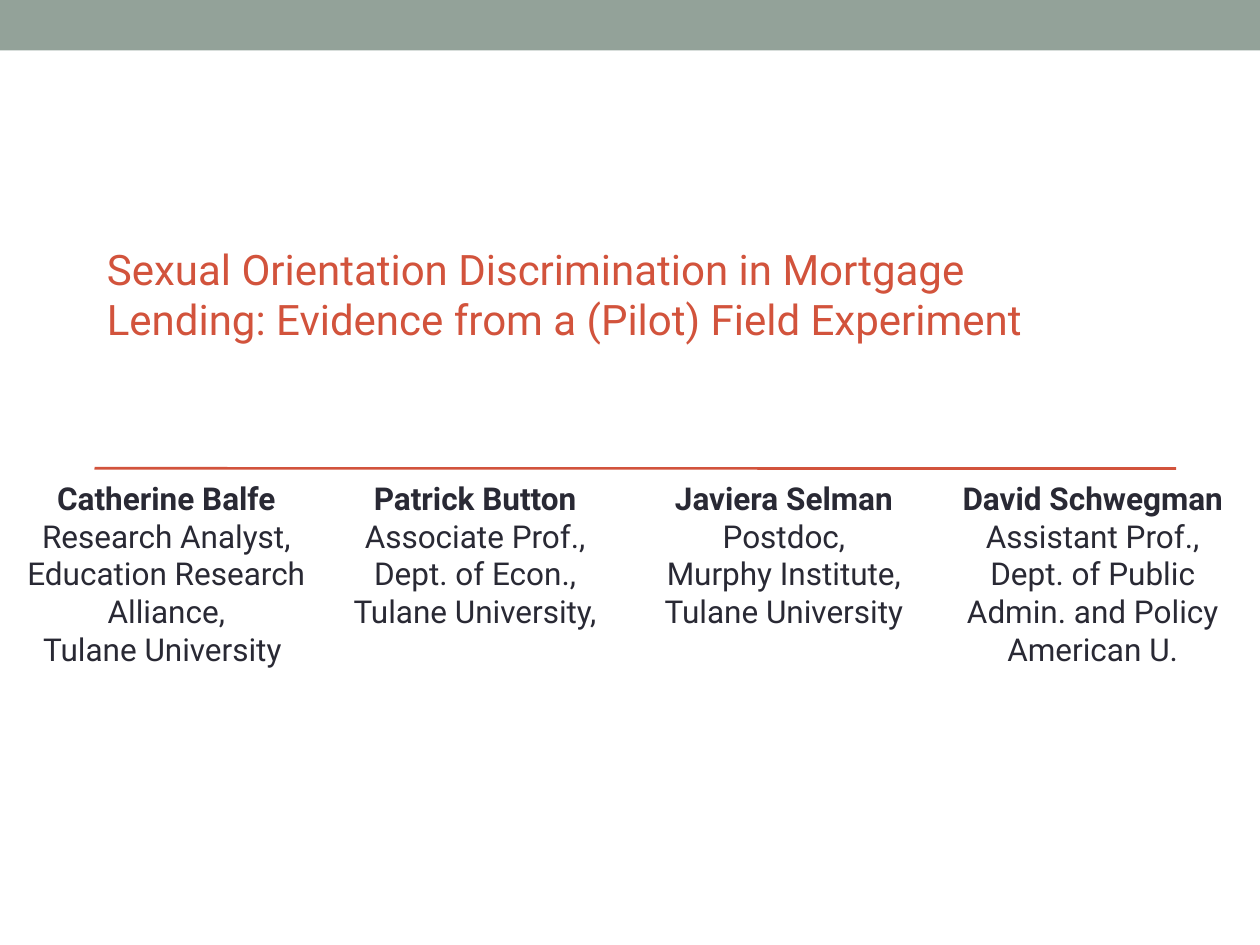
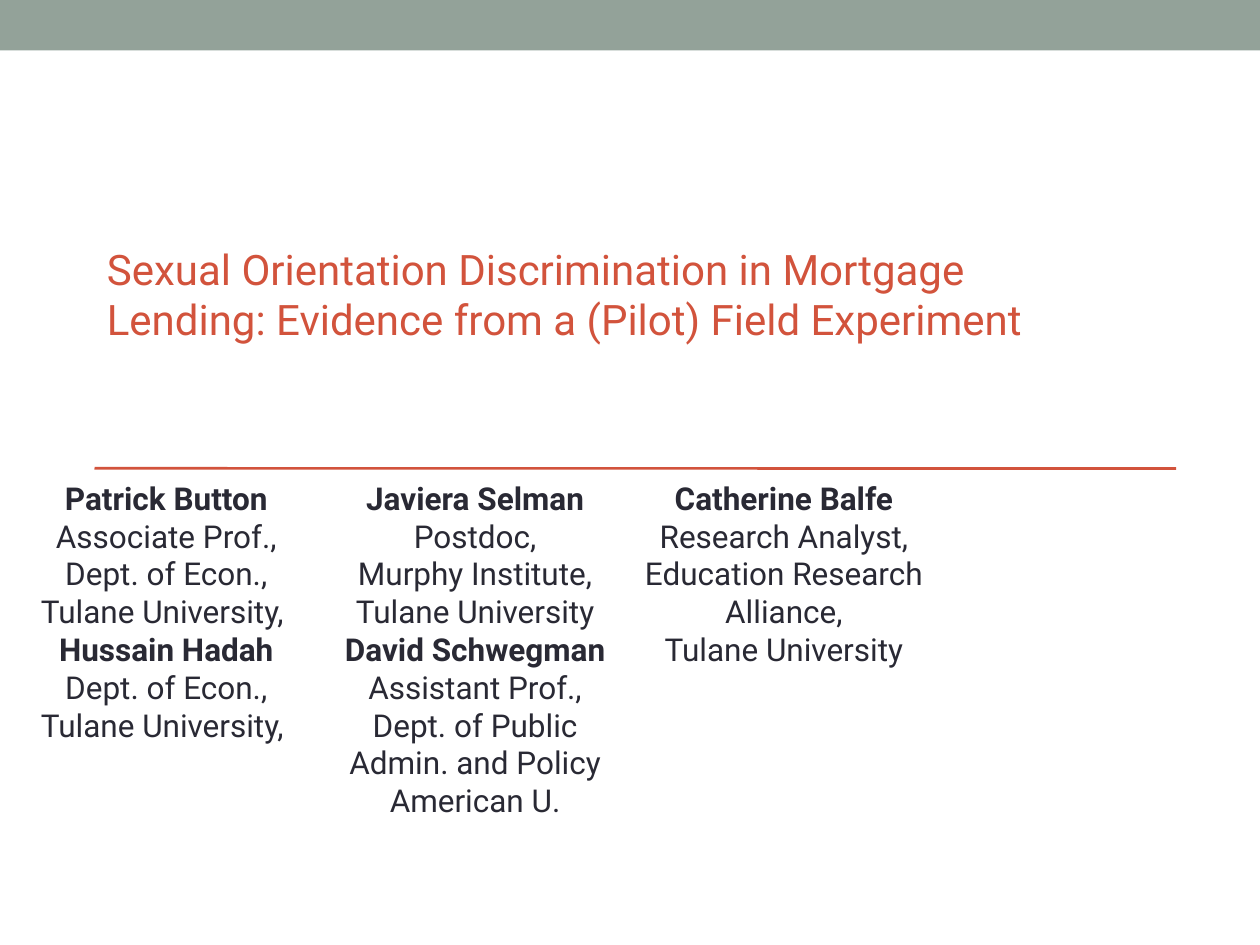
Before and after one commit to hhadah/urban-econ, a slide deck: slide 1 of slides/ppslides/ButtonMLODiscrimination21Oct2021.pptx. Drawn at 1260x945 pixels with LibreOffice and Linux fonts; fonts in the diff are those of the drawing. Boxes give left, top, right and bottom in pixels: in the first picture for what was removed or moved away, otherwise in the second. Text is boxed around its words. In the diff, an @@ line names an element or a change of style, - is before the commit and + after.

```diff
--- a/slides/ppslides/ButtonMLODiscrimination21Oct2021.pptx
+++ b/slides/ppslides/ButtonMLODiscrimination21Oct2021.pptx
@@ text at (27,486,305,668): paragraphs removed @@
-Catherine Balfe
-Research Analyst,
-Education Research Alliance,
-Tulane University
@@ text at (645,486,922,668): paragraphs added @@
+Catherine Balfe
+Research Analyst,
+Education Research Alliance,
+Tulane University
@@ text at (41,561,283,662): paragraphs added @@
+Dept. of Econ.,
+Tulane University,
+Hussain Hadah
```
Also in this commit, not shown: 12 other slides changed, 46 other files.
